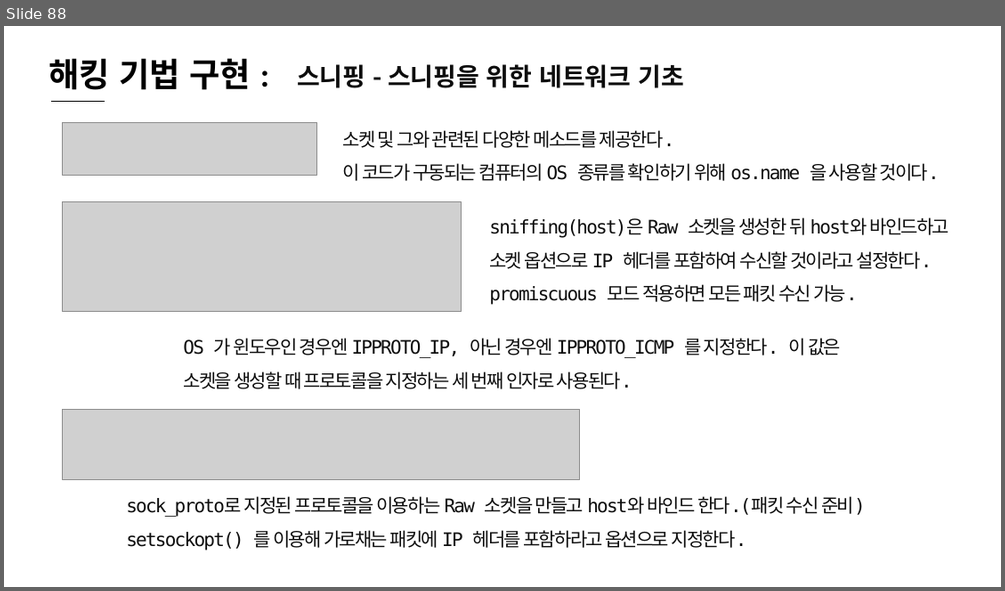
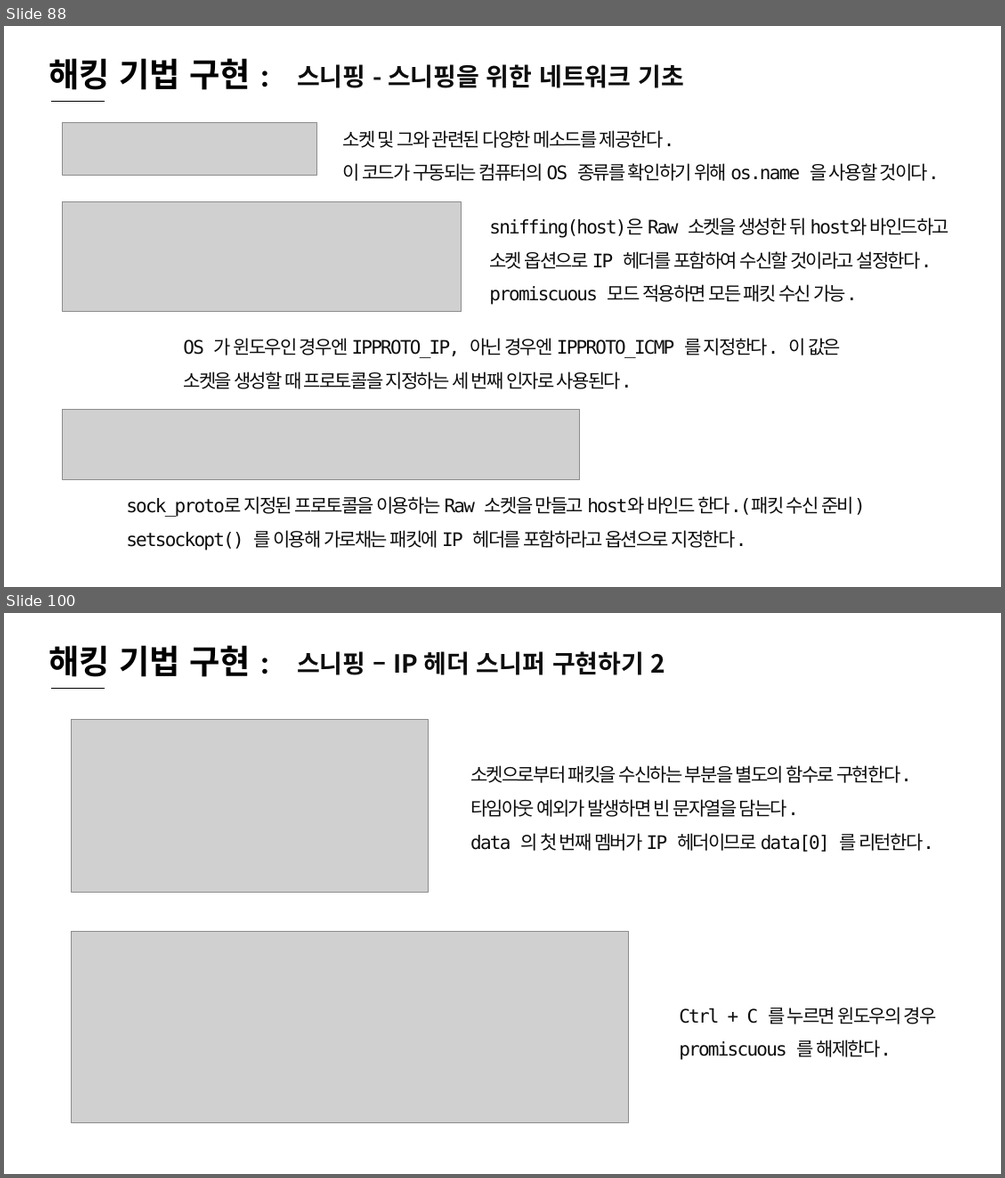
Before and after one commit to sky7th/White-Hat-Python, a slide deck: White Hat Python-1.pptx. Shown one above the other, each under a label of ours: slide 88 before the commit, slides 88 and 100 after it; the slides between them are not shown. The pictures are 1005x591 and 1005x1178 pixels, drawn with LibreOffice and Linux fonts; fonts in the diff are those of the drawing; grey boxes stand for pictures. Boxes give left, top, right and bottom in pixels: in the first picture for what was removed or moved away, otherwise in the second. Text is boxed around its words. In the diff, an @@ line names an element or a change of style, - is before the commit and + after.

```diff
--- a/White Hat Python-1.pptx
+++ b/White Hat Python-1.pptx
@@ slide 100 added at (x1=4, y1=613, x2=1001, y2=1174), background #FFFFFF @@
@@ text added at (x1=48, y1=645, x2=251, y2=677), 32 pt, text #000000, bold @@
+해킹 기법 구현 :
@@ text added at (x1=297, y1=651, x2=666, y2=675), 24 pt, text #0D0D0D, bold @@
+스니핑 – IP 헤더 스니퍼 구현하기 2
@@ line added from (51, 689) to (105, 689), #000000 0.5 pt @@
@@ picture added at (x1=72, y1=719, x2=428, y2=892) @@
@@ text added at (x1=470, y1=765, x2=934, y2=852), 18 pt, text #0D0D0D @@
+소켓으로부터 패킷을 수신하는 부분을 별도의 함수로 구현한다. 타임아웃 예외가 발생하면 빈 문자열을 담는다.
+data 의 첫 번째 멤버가 IP 헤더이므로 data[0] 를 리턴한다.
@@ picture added at (x1=72, y1=932, x2=629, y2=1123) @@
@@ text added at (x1=679, y1=1006, x2=937, y2=1060), 18 pt, text #0D0D0D @@
+Ctrl + C 를 누르면 윈도우의 경우 promiscuous 를 해제한다.
```
Also in this commit, not shown: 2 other slides changed, 24 other slides added, 10 other files.
